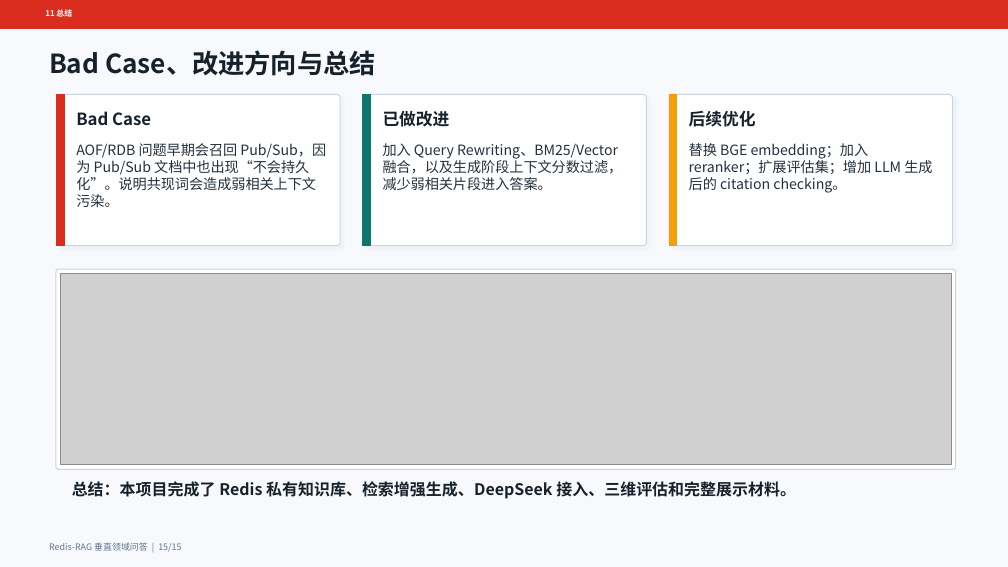
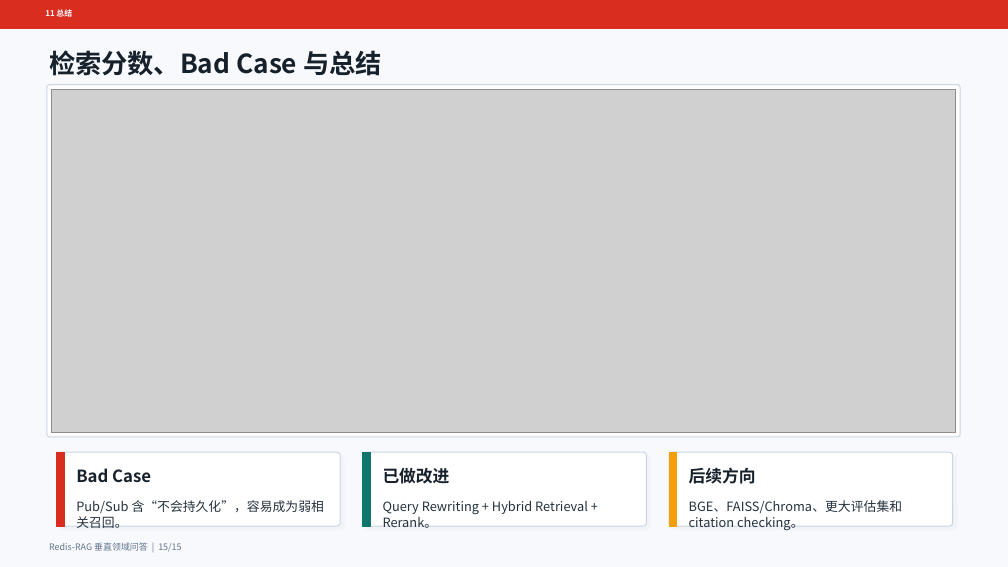
Before and after one commit to Sun-bi/nlp, a slide deck: slide 15 of slides/redis_rag_presentation.pptx. Drawn at 1008x567 pixels with LibreOffice and Linux fonts; fonts in the diff are those of the drawing; grey boxes stand for pictures. Boxes give left, top, right and bottom in pixels: in the first picture for what was removed or moved away, otherwise in the second. Text is boxed around its words. In the diff, an @@ line names an element or a change of style, - is before the commit and + after.

```diff
--- a/slides/redis_rag_presentation.pptx
+++ b/slides/redis_rag_presentation.pptx
@@ text at (x1=49, y1=50, x2=382, y2=76): text changed @@
-Bad Case、改进方向与总结
+检索分数、Bad Case 与总结
@@ rounded rectangle resized from (x1=57, y1=95, x2=340, y2=246) to (x1=47, y1=85, x2=960, y2=437) @@
@@ rounded rectangle at (x1=47, y1=85, x2=960, y2=437): shadow off; proportions changed @@
@@ picture added at (x1=51, y1=89, x2=956, y2=433) @@
@@ rectangle removed at (x1=57, y1=95, x2=64, y2=246) @@
@@ rectangle removed at (x1=363, y1=95, x2=371, y2=246) @@
@@ rectangle removed at (x1=669, y1=95, x2=677, y2=246) @@
@@ text removed at (x1=689, y1=110, x2=756, y2=127) @@
-后续优化
@@ text removed at (x1=76, y1=143, x2=326, y2=207) @@
-AOF/RDB 问题早期会召回 Pub/Sub，因为 Pub/Sub 文档中也出现“不会持久化”。说明共现词会造成弱相关上下文污染。
@@ text removed at (x1=383, y1=143, x2=623, y2=190) @@
-加入 Query Rewriting、BM25/Vector 融合，以及生成阶段上下文分数过滤，减少弱相关片段进入答案。
@@ text removed at (x1=689, y1=143, x2=932, y2=193) @@
-替换 BGE embedding；加入 reranker；扩展评估集；增加 LLM 生成后的 citation checking。
@@ rounded rectangle removed at (x1=56, y1=269, x2=956, y2=470) @@
@@ picture removed at (x1=60, y1=274, x2=951, y2=465) @@
@@ rounded rectangle resized from (x1=363, y1=95, x2=647, y2=246) to (x1=57, y1=452, x2=340, y2=526) @@
@@ rounded rectangle at (x1=57, y1=452, x2=340, y2=526): proportions changed @@
@@ rectangle added at (x1=57, y1=452, x2=64, y2=526), fill #D92D20, outline #D92D20 1 pt @@
@@ text "Bad Case" moved from (x1=76, y1=111, x2=151, y2=126) to (x1=76, y1=468, x2=151, y2=483) @@
@@ rounded rectangle at (x1=363, y1=452, x2=647, y2=526): proportions changed @@
@@ rounded rectangle resized from (x1=669, y1=95, x2=953, y2=246) to (x1=363, y1=452, x2=647, y2=526) @@
@@ rectangle added at (x1=363, y1=452, x2=371, y2=526), fill #0F766E, outline #0F766E 1 pt @@
@@ text "已做改进" moved from (x1=383, y1=111, x2=450, y2=127) to (x1=383, y1=468, x2=450, y2=484) @@
@@ rounded rectangle added at (x1=669, y1=452, x2=953, y2=526), fill #FFFFFF, outline #CBD5E1 1 pt @@
@@ rectangle added at (x1=669, y1=452, x2=677, y2=526), fill #F59E0B, outline #F59E0B 1 pt @@
@@ text added at (x1=689, y1=467, x2=756, y2=484), 16 pt, text #17212B, bold @@
+后续方向
@@ text removed at (x1=72, y1=481, x2=796, y2=499) @@
-总结：本项目完成了 Redis 私有知识库、检索增强生成、DeepSeek 接入、三维评估和完整展示材料。
@@ text added at (x1=76, y1=500, x2=324, y2=528), 12.2 pt, text #24313D @@
+Pub/Sub 含“不会持久化”，容易成为弱相关召回。
@@ text added at (x1=383, y1=500, x2=588, y2=528), 12.2 pt, text #24313D @@
+Query Rewriting + Hybrid Retrieval + Rerank。
@@ text added at (x1=689, y1=500, x2=902, y2=530), 12.2 pt, text #24313D @@
+BGE、FAISS/Chroma、更大评估集和 citation checking。
```
Also in this commit, not shown: 5 other slides changed, 25 other files.
